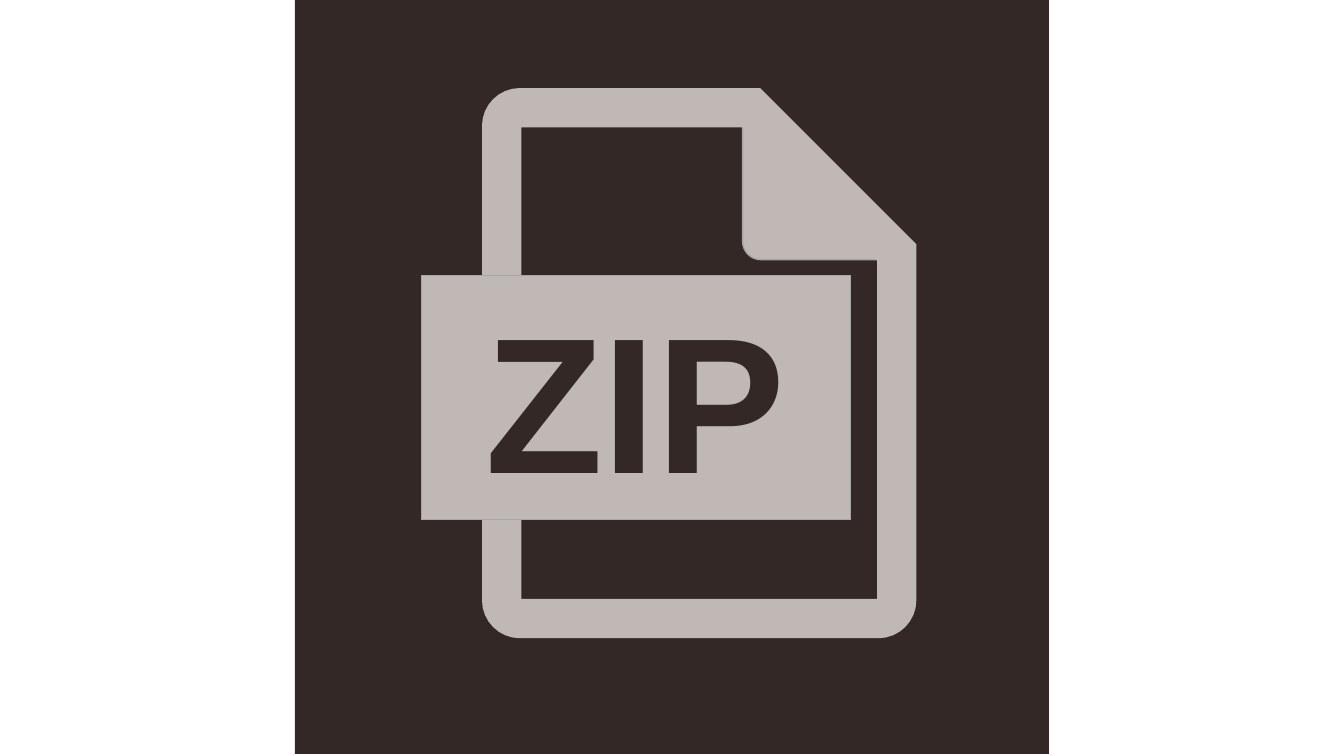
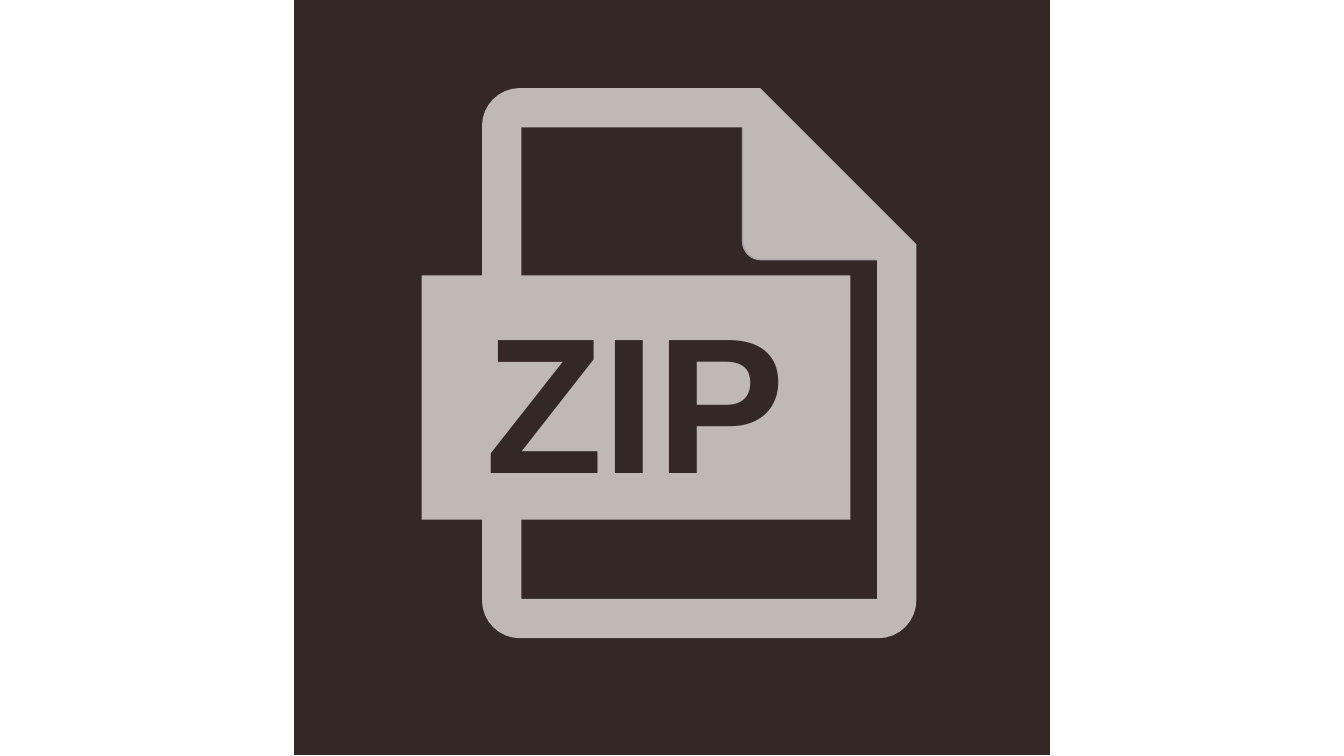
Before and after one commit to n-ando/FinderTools, a slide deck: slide 10 of icon.pptx. Drawn at 1344x756 pixels with LibreOffice and Linux fonts; fonts in the diff are those of the drawing. Boxes give left, top, right and bottom in pixels: in the first picture for what was removed or moved away, otherwise in the second. Text is boxed around its words. In the diff, an @@ line names an element or a change of style, - is before the commit and + after.

```diff
--- a/icon.pptx
+++ b/icon.pptx
@@ rectangle at (x1=295, y1=0, x2=1050, y2=754): outline none to #332826 1 pt @@
@@ rectangle "ZIP" at (x1=421, y1=275, x2=850, y2=519): outline #A8A5A6 0.75 pt to none @@
```
